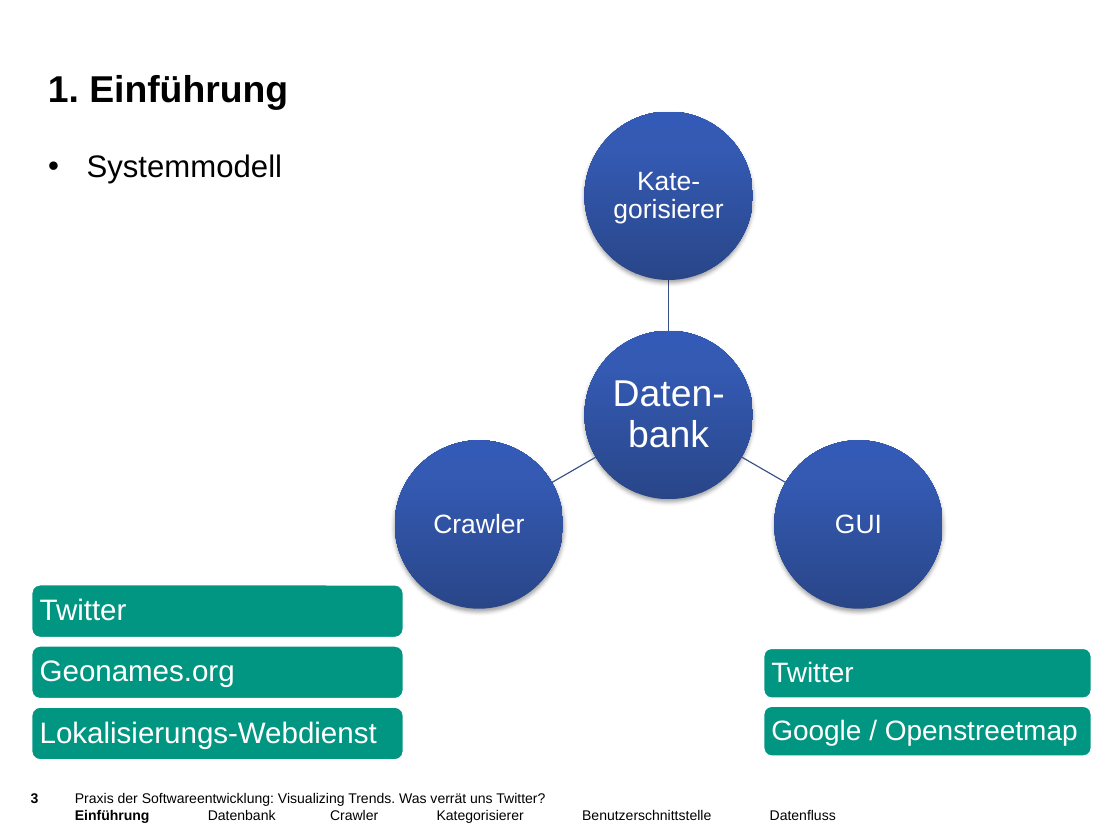
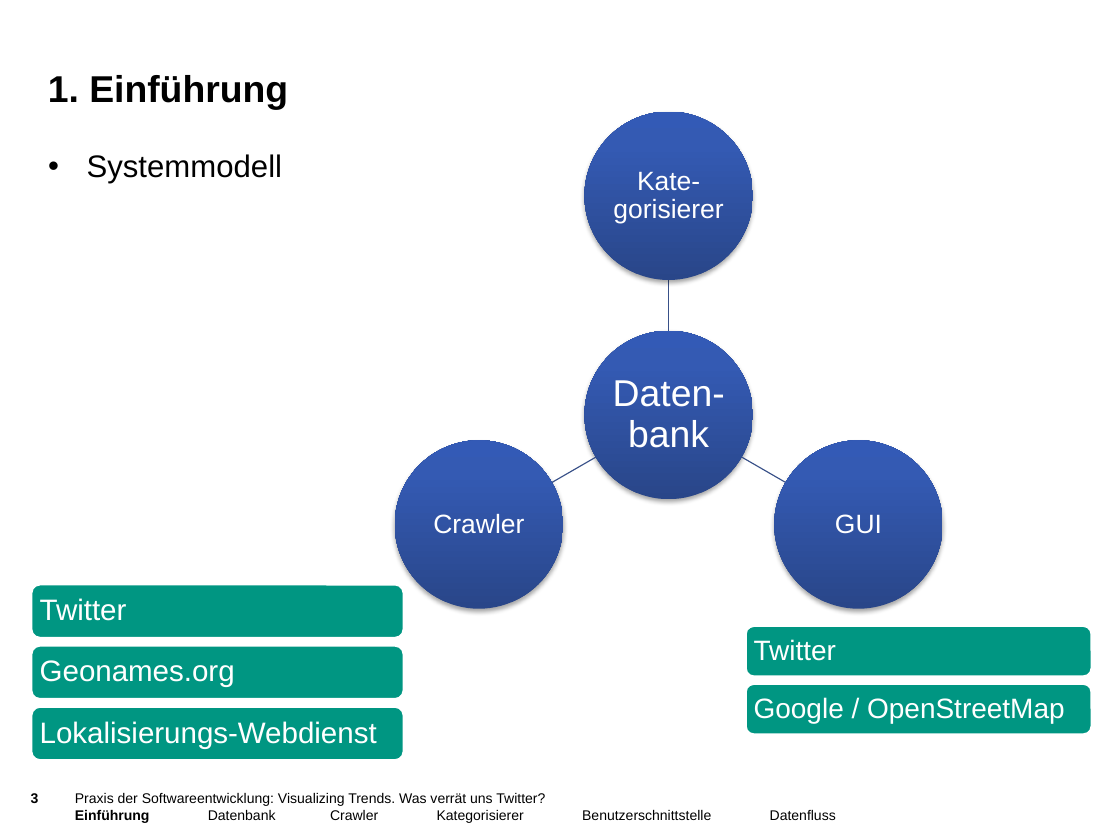
Before and after one commit to jaasmiin/twitterPSE, a slide deck: slide 3 of doc/entwurf/präsentation/pres_entwurf.pptx. Drawn at 1120x840 pixels with LibreOffice and Linux fonts; fonts in the diff are those of the drawing; background and template pictures are left out. Boxes give left, top, right and bottom in pixels: in the first picture for what was removed or moved away, otherwise in the second. Text is boxed around its words. In the diff, an @@ line names an element or a change of style, - is before the commit and + after.

```diff
--- a/doc/entwurf/präsentation/pres_entwurf.pptx
+++ b/doc/entwurf/präsentation/pres_entwurf.pptx
@@ text "Twitter": place and size @@
-text "Twitter" at (771,661,853,683)
+text "Twitter" at (754,639,836,661)
@@ rounded rectangle: place and size @@
-rounded rectangle at (763,647,1092,699)
+rounded rectangle at (745,625,1092,676)
@@ rounded rectangle: place and size @@
-rounded rectangle at (763,706,1092,757)
+rounded rectangle at (745,683,1092,735)
@@ text at (754,697,1065,723): text changed @@
-Google / Openstreetmap
+Google / OpenStreetMap
```
Also in this commit, not shown: 5 other slides changed, 3 other files.
